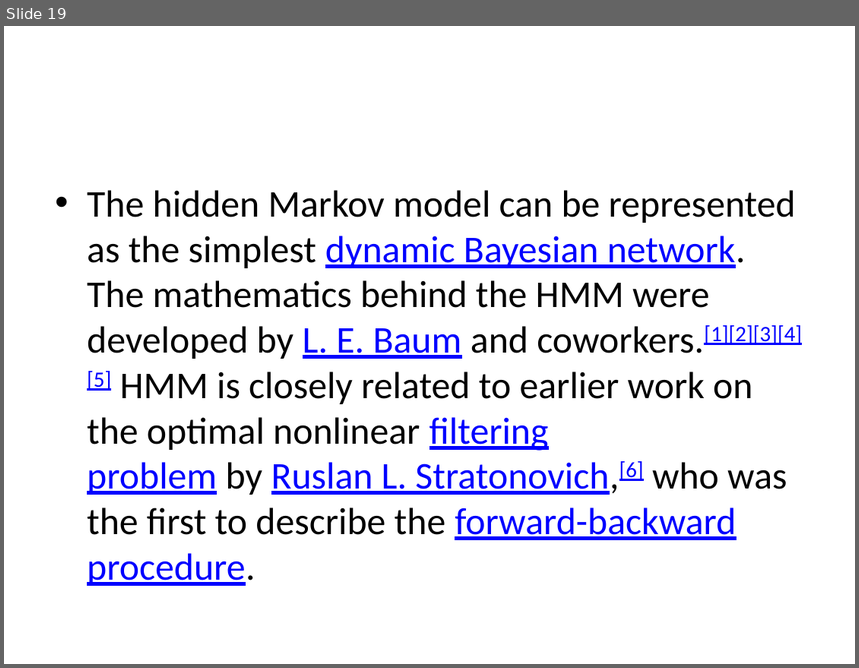
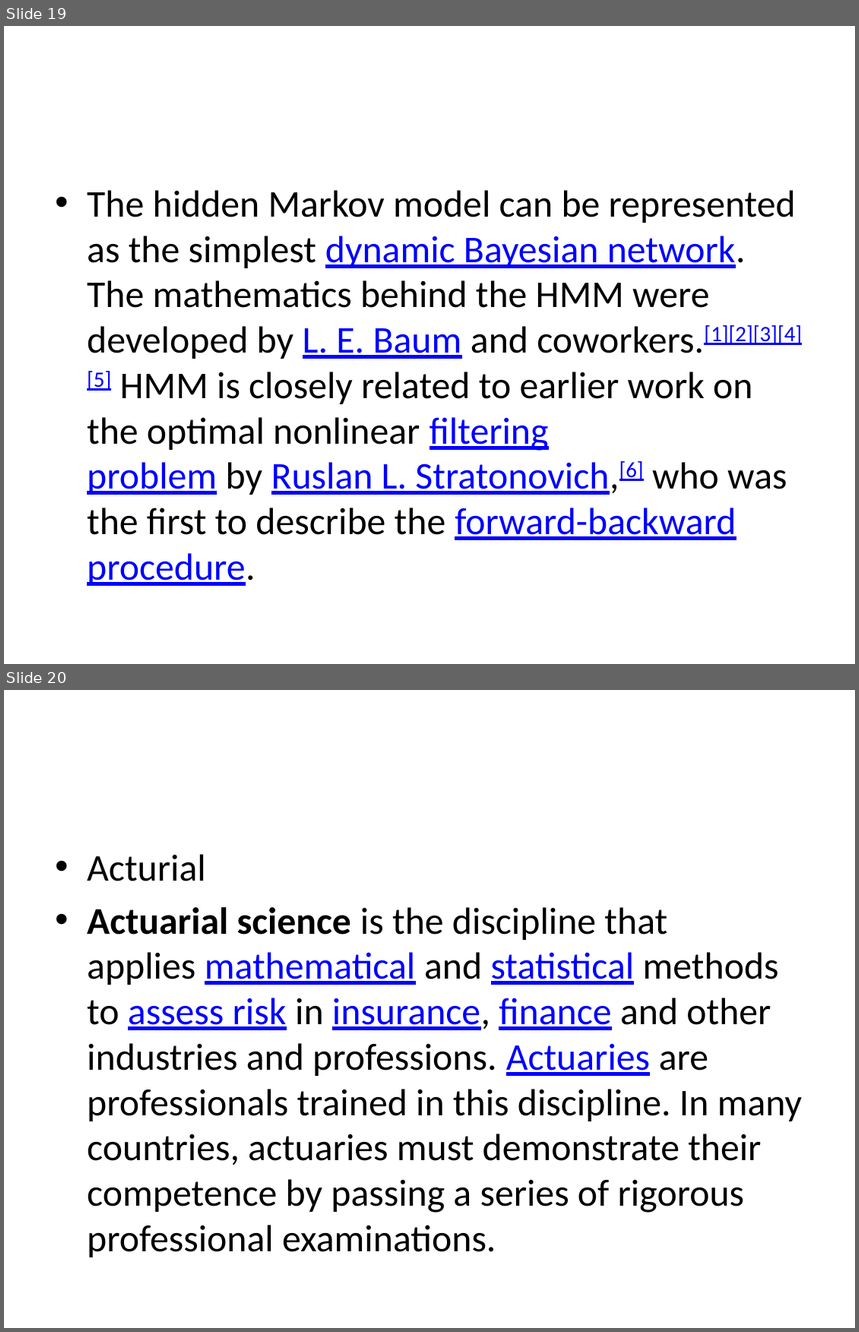
Before and after one commit to DSPavan/RClassNotes, a slide deck: Markov.pptx. Shown one above the other, each under a label of ours: slide 19 before the commit, slides 19 and 20 after it. The pictures are 859x668 and 859x1332 pixels, drawn with LibreOffice and Linux fonts; fonts in the diff are those of the drawing. Boxes give left, top, right and bottom in pixels: in the first picture for what was removed or moved away, otherwise in the second. Text is boxed around its words. In the diff, an @@ line names an element or a change of style, - is before the commit and + after.

```diff
--- a/Markov.pptx
+++ b/Markov.pptx
@@ slide 20 added at bbox=[4, 690, 855, 1328], background #FFFFFF @@
@@ text added at bbox=[87, 854, 802, 1258], 32 pt, text #000000 @@
+• Acturial
+• Actuarial science is the discipline that applies mathematical and statistical methods to assess risk in insurance, finance and other industries and professions. Actuaries are professionals trained in this discipline. In many countries, actuaries must demonstrate their competence by passing a series of rigorous professional examinations.
```
Also in this commit, not shown: 7 other slides added.
